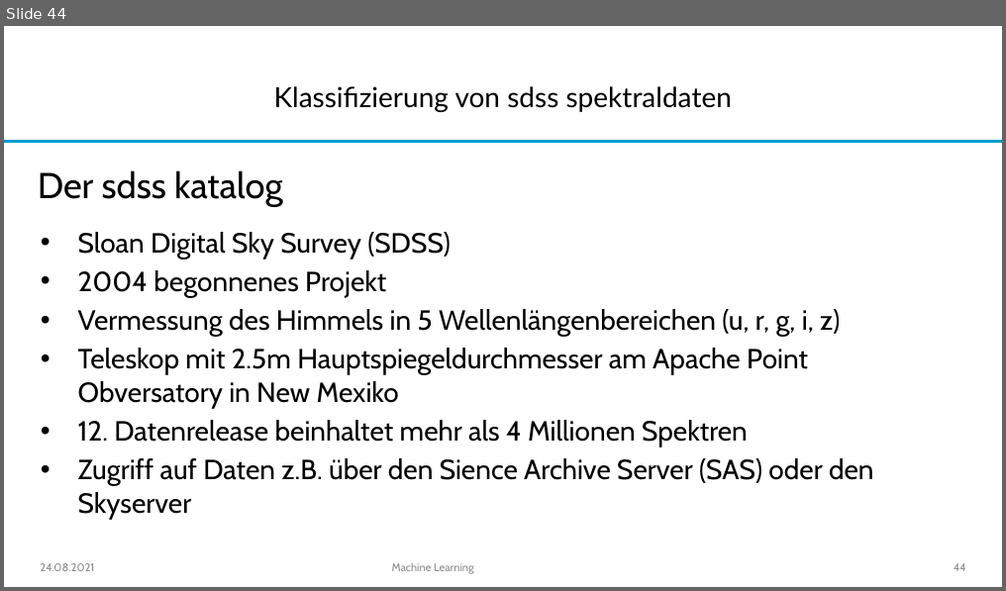
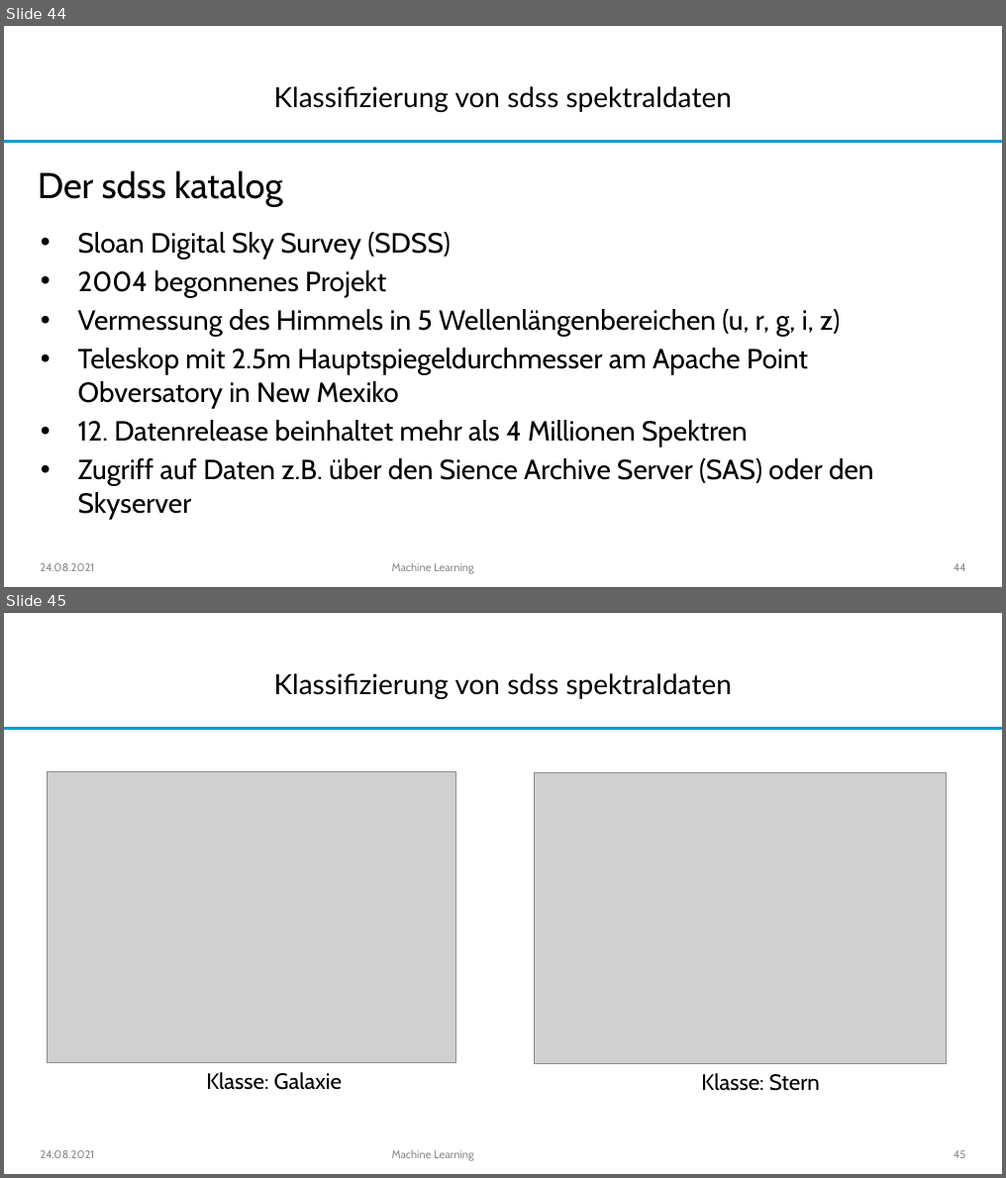
Before and after one commit to joshuaroschlaub/Keras_Einfuehrung, a slide deck: MachineLearning.pptx. Shown one above the other, each under a label of ours: slide 44 before the commit, slides 44 and 45 after it. The pictures are 1006x591 and 1006x1178 pixels, drawn with LibreOffice and Linux fonts; fonts in the diff are those of the drawing; grey boxes stand for pictures; background and template pictures are left out. Boxes give left, top, right and bottom in pixels: in the first picture for what was removed or moved away, otherwise in the second. Text is boxed around its words. In the diff, an @@ line names an element or a change of style, - is before the commit and + after.

```diff
--- a/MachineLearning.pptx
+++ b/MachineLearning.pptx
@@ slide 45 added at bbox=[4, 613, 1002, 1174], background #FFFFFF; not listed: 1 template element that a slide beside it also shows @@
@@ title added at bbox=[274, 673, 732, 699], 20 pt, text #000000 @@
+Klassifizierung von sdss spektraldaten
@@ picture added at bbox=[47, 772, 455, 1064] @@
@@ picture added at bbox=[534, 772, 945, 1064] @@
@@ text added at bbox=[206, 1072, 342, 1090], 16 pt, text #000000 @@
+Klasse: Galaxie
@@ text added at bbox=[701, 1073, 820, 1091], 16 pt, text #000000 @@
+Klasse: Stern
@@ text added at bbox=[40, 1151, 94, 1158], 8 pt, text #8C8C8C @@
+24.08.2021
@@ text added at bbox=[392, 1151, 474, 1161], 8 pt, text #8C8C8C @@
+Machine Learning
@@ page number added at bbox=[953, 1151, 965, 1158], 8 pt, text #8C8C8C @@
+45
```
Also in this commit, not shown: 6 slides changed, 14 other files.
